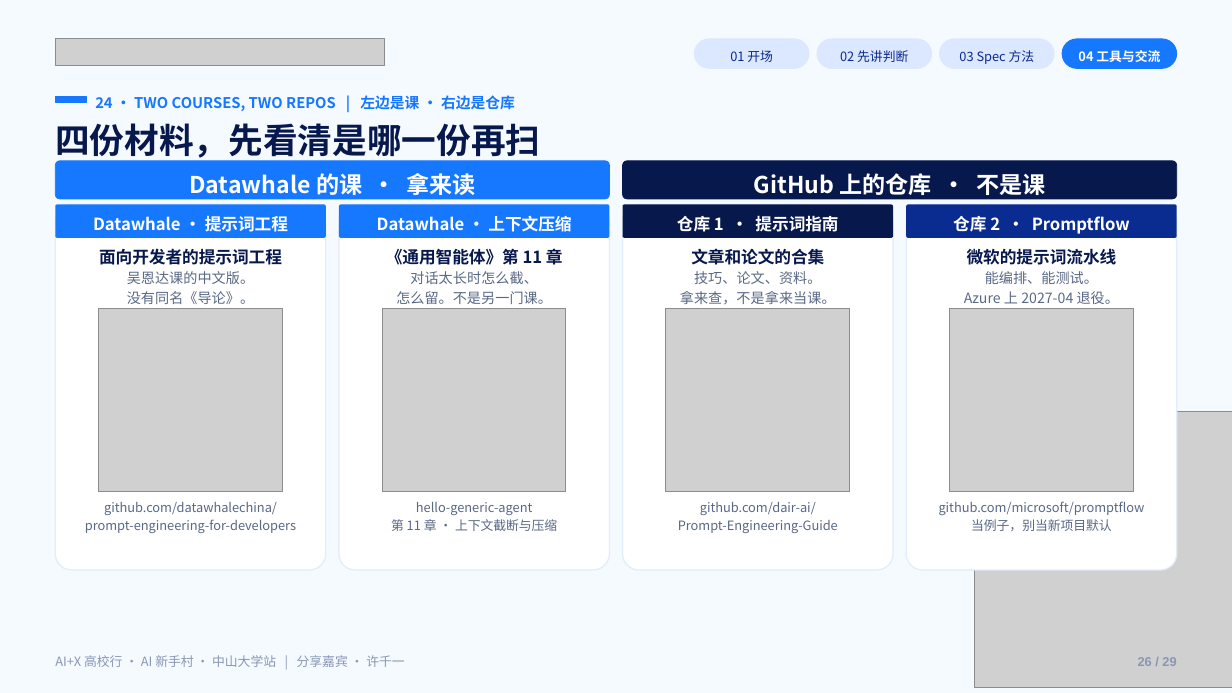
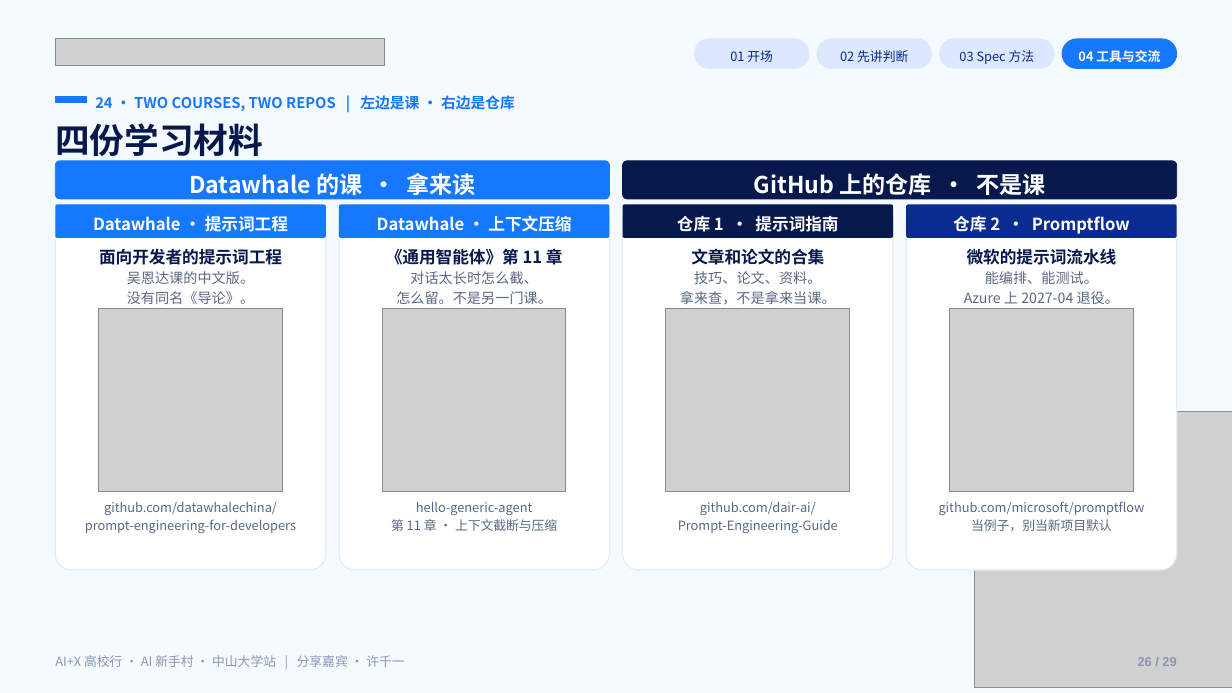
Before and after one commit to Frocir/aix-talk, a slide deck: slide 26 of aix-talk-26pages.pptx. Drawn at 1232x693 pixels with LibreOffice and Linux fonts; fonts in the diff are those of the drawing; grey boxes stand for pictures. Boxes give left, top, right and bottom in pixels: in the first picture for what was removed or moved away, otherwise in the second. Text is boxed around its words. In the diff, an @@ line names an element or a change of style, - is before the commit and + after.

```diff
--- a/aix-talk-26pages.pptx
+++ b/aix-talk-26pages.pptx
@@ text at (x1=55, y1=123, x2=263, y2=162): text changed @@
-四份材料，先看清是哪一份再扫
+四份学习材料
```
Also in this commit, not shown: 8 other slides changed, 2 other files.
